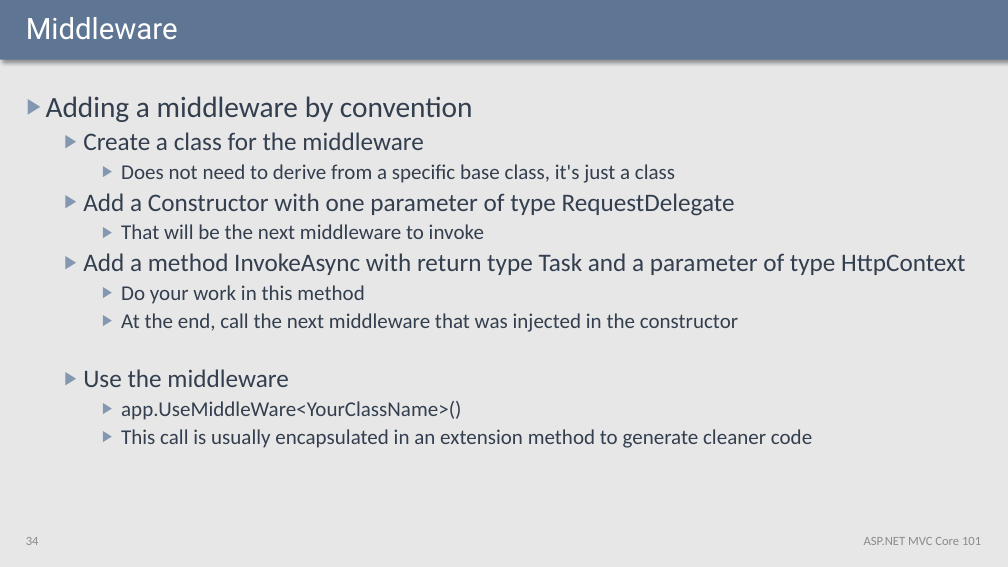
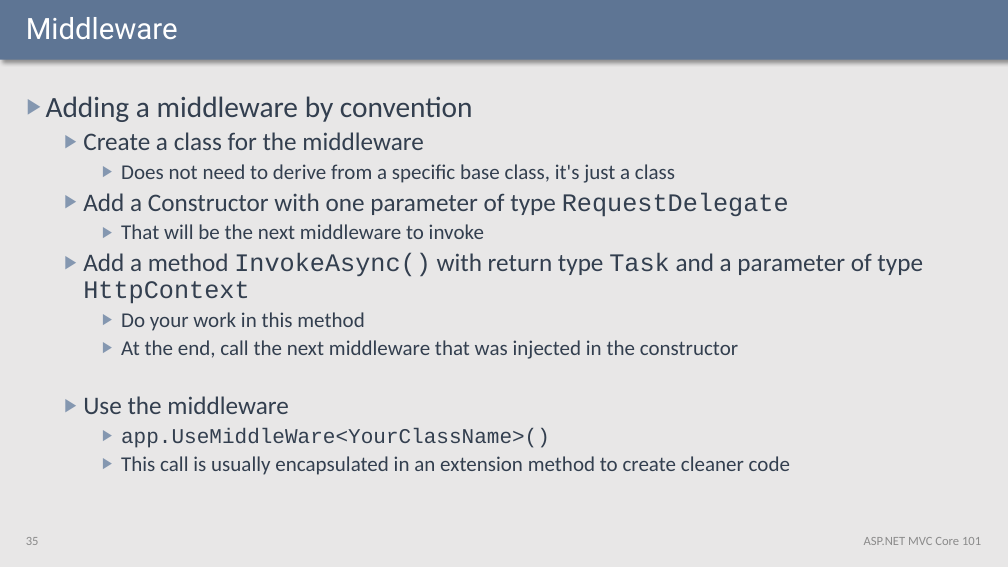
Before and after one commit to fjeller/Smarthouse.AspnetCore.Samples, a slide deck: slide 35 of __Slides/ASPNET.Core.101b.pptx (slide 34 before the commit). Drawn at 1008x567 pixels with LibreOffice and Linux fonts; fonts in the diff are those of the drawing. Boxes give left, top, right and bottom in pixels: in the first picture for what was removed or moved away, otherwise in the second. Text is boxed around its words. In the diff, an @@ line names an element or a change of style, - is before the commit and + after.

Commit message:
CHANGED: Slides

```diff
--- a/__Slides/ASPNET.Core.101b.pptx
+++ b/__Slides/ASPNET.Core.101b.pptx
@@ text at (x1=83, y1=192, x2=789, y2=448): font Calibri to Courier New in "RequestDelegate", "app.UseMiddleWare<YourClassName>()" @@
@@ text at (x1=83, y1=253, x2=923, y2=304): text changed @@
-  ▶ Add a method InvokeAsync with return type Task and a parameter of type HttpContext
+  ▶ Add a method InvokeAsync() with return type Task and a parameter of type HttpContext
@@ text at (x1=121, y1=456, x2=790, y2=475): text changed @@
-    ▶ This call is usually encapsulated in an extension method to generate cleaner code
+    ▶ This call is usually encapsulated in an extension method to create cleaner code
@@ page number at (x1=26, y1=537, x2=39, y2=545): text changed @@
-34
+35
```
Also in this commit, not shown: 6 other slides changed, 11 slides added.
